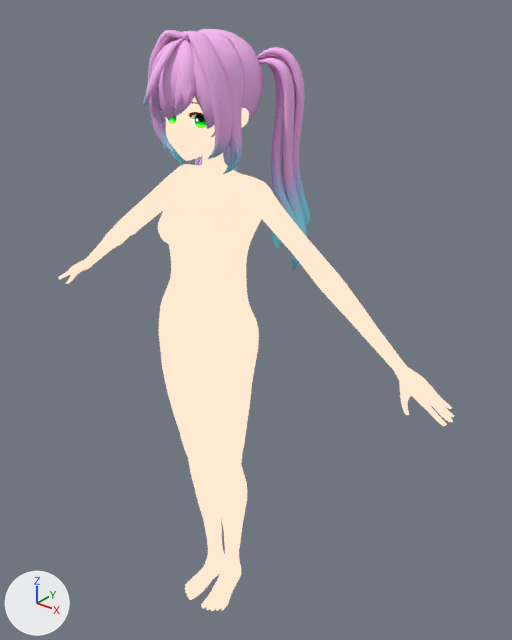
Two versions of the glTF model mccc.glb, one commit apart.
The view is the same before and after, from a 50 mm camera at (1.059, -1.182, 1.666) aimed at (0.048, 0.082, 0.883). Every picture has the same lights, and +X, +Y and +Z are marked at lower left. Where no turn or scale is listed for an object, it has been applied to the vertices.
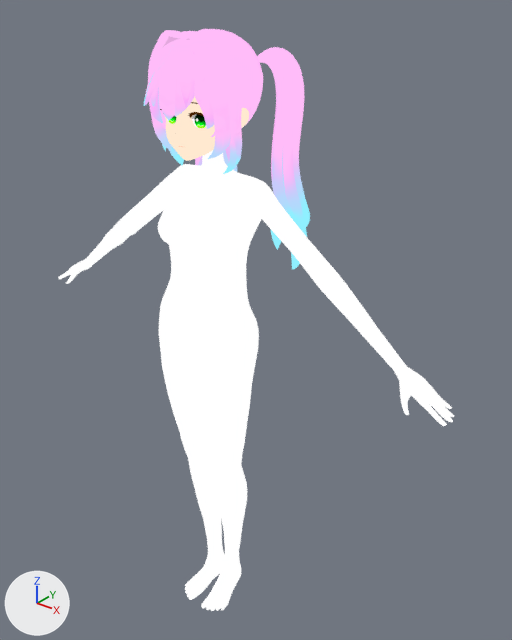
Pixel boxes [x1, y1, x2, y2] of what changed, in the pictures (512 x 640 px):
'Cylinder.003', recoloured (beige to white)
    both: [58, 150, 454, 611]
'NurbsPath.001', recoloured
    both: [148, 30, 245, 174]
'NurbsPath.007', recoloured
    both: [195, 47, 310, 269]
'NurbsPath.002', recoloured
    both: [149, 39, 214, 129]
'Sphere.001', recoloured
    both: [199, 29, 263, 129]
'NurbsPath.003', recoloured
    both: [144, 38, 184, 106]

Patch to the scene script:
```diff
--- a/mccc.glb.py
+++ b/mccc.glb.py
@@ mat_body @@
 n0 = _N.new('ShaderNodeEmission'); n0.name = 'Emission'
-n0.inputs[0].default_value = (1.0, 0.815, 0.631, 1.0)  # 'Color', beige #ffe9d0
 n1 = _N.new('ShaderNodeLightPath'); n1.name = 'Light Path'
@@ mat_hair @@
 mat_hair = bpy.data.materials.new('Hair')
-# nodes: BsdfPrincipled, OutputMaterial, TexImage
+# nodes: BsdfTransparent, Emission, LightPath, MixShader, OutputMaterial, TexImage
 # uses the picture img_hairbasecolor
@@ mat_hair_001 @@
 mat_hair_001 = bpy.data.materials.new('Hair.001')
-# nodes: BsdfPrincipled, OutputMaterial, TexImage
+# nodes: BsdfTransparent, Emission, LightPath, MixShader, OutputMaterial, TexImage
 # uses the picture img_hairbasecolor
```
